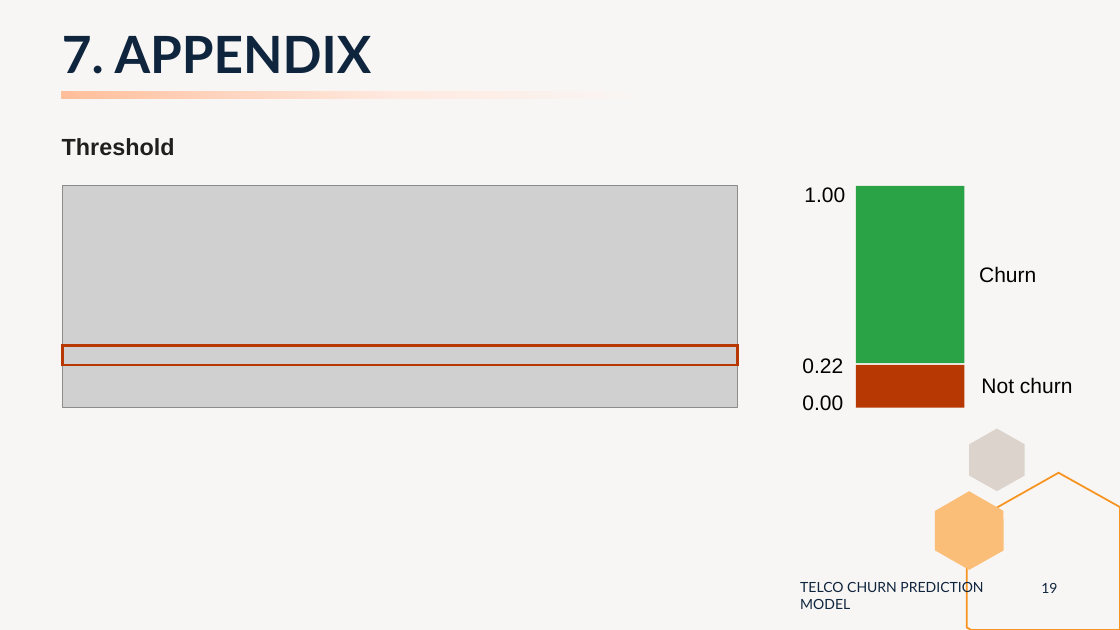
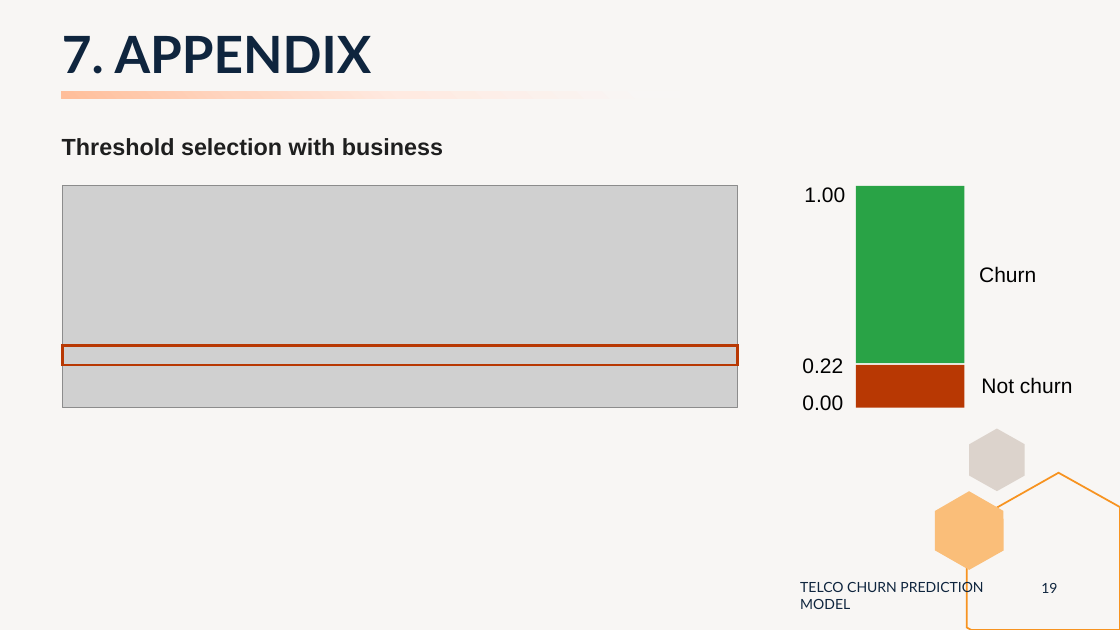
Before and after one commit to peerapat-t/telco_churn_prediction_model, a slide deck: slide 19 of Telco churn prediction model presentation.pptx. Drawn at 1120x630 pixels with LibreOffice and Linux fonts; fonts in the diff are those of the drawing; grey boxes stand for pictures. Boxes give left, top, right and bottom in pixels: in the first picture for what was removed or moved away, otherwise in the second. Text is boxed around its words. In the diff, an @@ line names an element or a change of style, - is before the commit and + after.

```diff
--- a/Telco churn prediction model presentation.pptx
+++ b/Telco churn prediction model presentation.pptx
@@ text at <box>62,138,443,156</box>: text changed @@
-Threshold
+Threshold selection with business
```
Also in this commit, not shown: 3 other slides changed, 2 other files.
